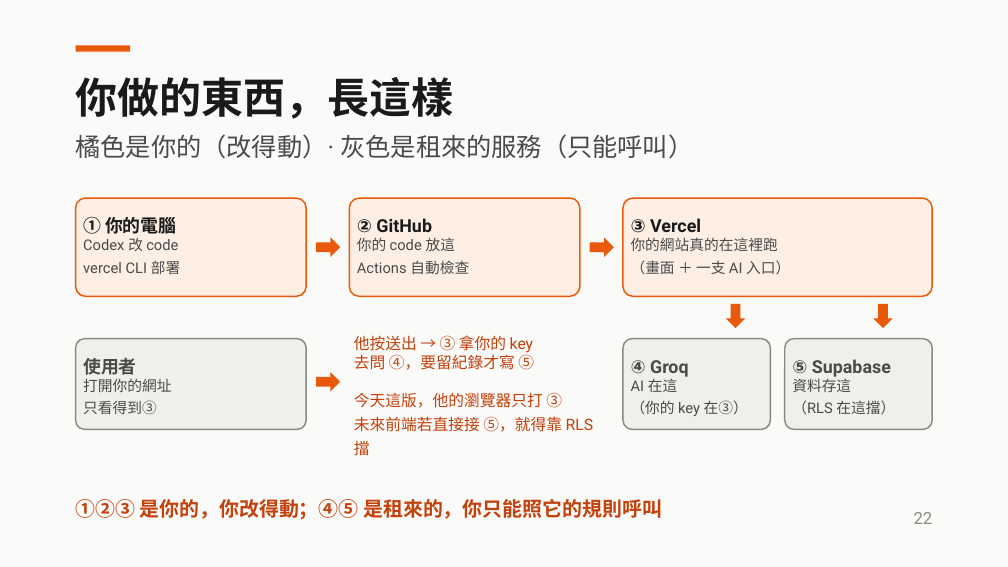
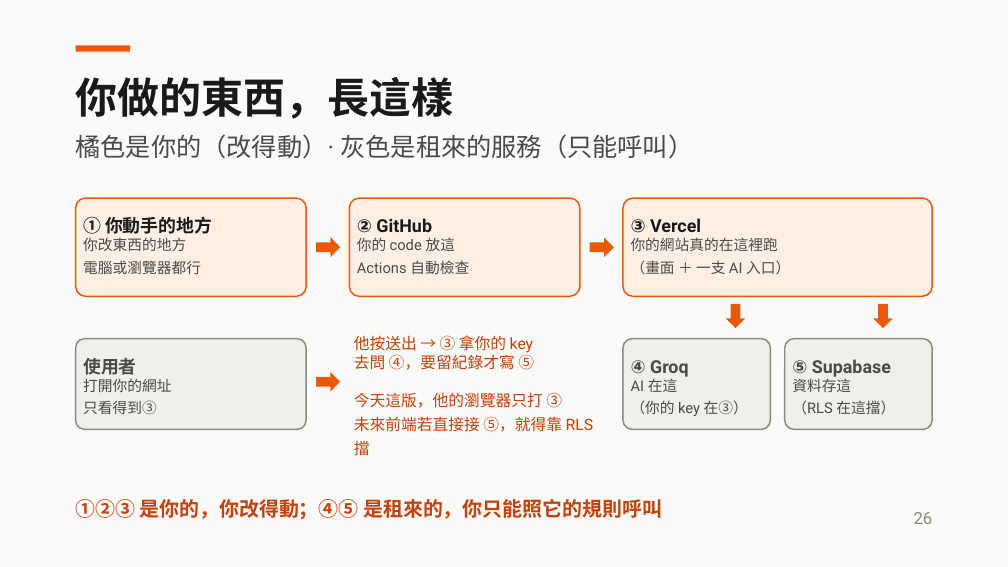
Before and after one commit to aaron20010920/unext-ai-dev-workshop, a slide deck: slide 26 of slides/2026-08-13-AI開發實戰.pptx (slide 22 before the commit). Drawn at 1008x567 pixels with LibreOffice and Linux fonts; fonts in the diff are those of the drawing. Boxes give left, top, right and bottom in pixels: in the first picture for what was removed or moved away, otherwise in the second. Text is boxed around its words. In the diff, an @@ line names an element or a change of style, - is before the commit and + after.

```diff
--- a/slides/2026-08-13-AI開發實戰.pptx
+++ b/slides/2026-08-13-AI開發實戰.pptx
@@ text at [76,77,454,274]: text changed @@
-Codex 改 code
-vercel CLI 部署
+你改東西的地方
+電腦或瀏覽器都行
@@ text at [83,216,212,238]: text changed @@
-① 你的電腦
+① 你動手的地方
@@ text at [914,512,933,524]: text changed @@
-22
+26
```
Also in this commit, not shown: 25 other slides changed, 4 slides added, 3 other files.
